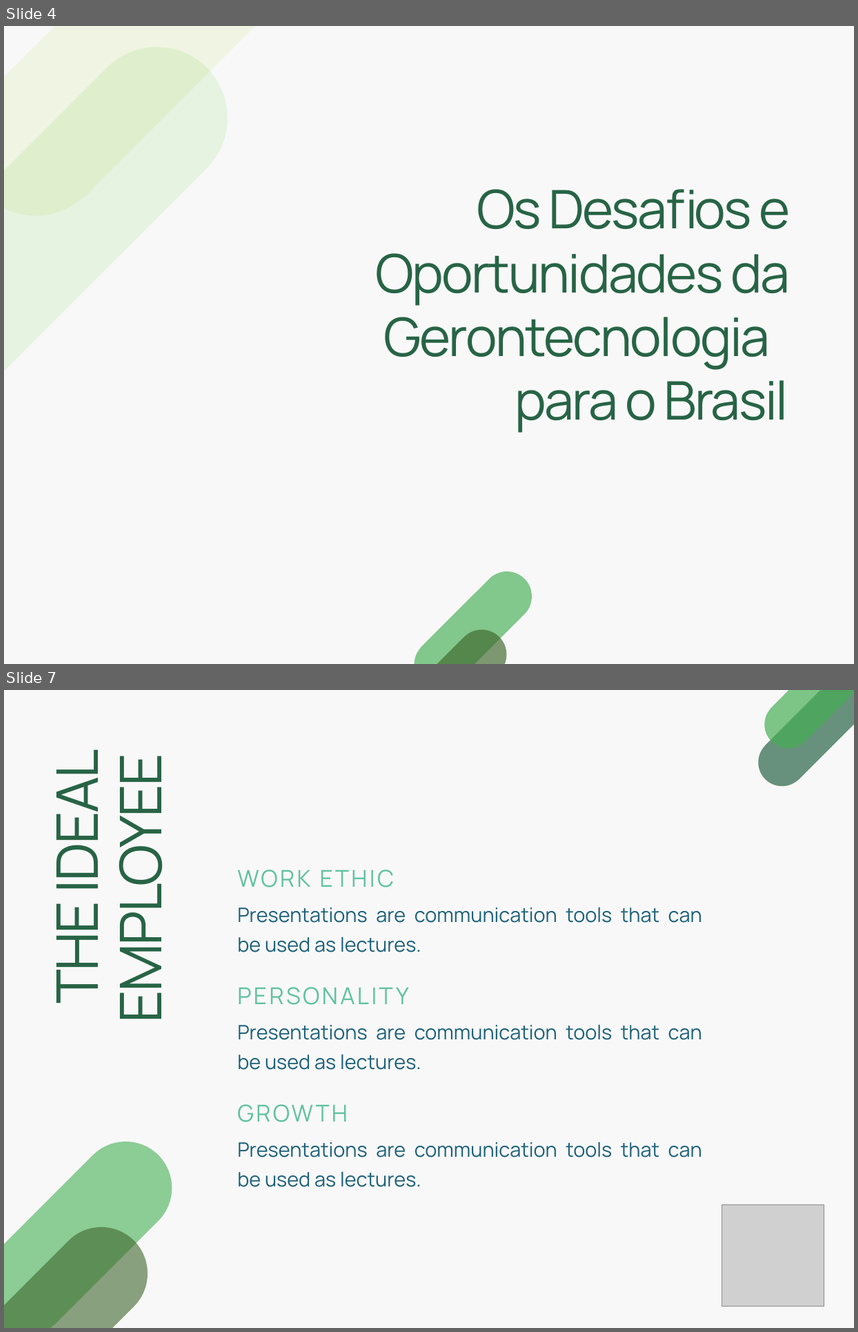
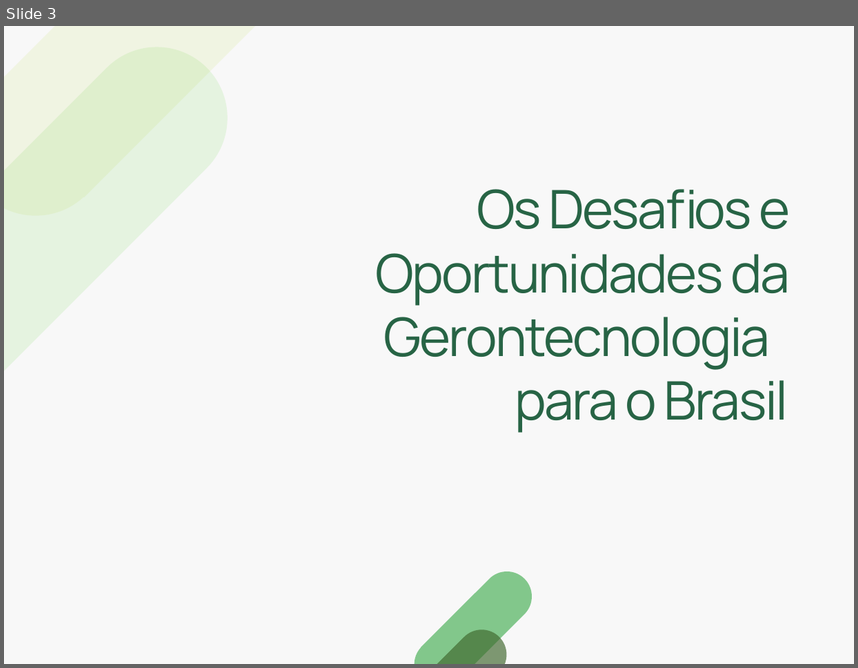
Before and after one commit to josenaldo/apresentacao-sbg-2020, a slide deck: apresentacao-sbg-2020.pptx. Shown one above the other, each under a label of ours: slides 4 and 7 before the commit, slide 3 after it; the slides between them are not shown. The pictures are 858x1332 and 858x668 pixels, drawn with LibreOffice and Linux fonts; fonts in the diff are those of the drawing; grey boxes stand for pictures; background and template pictures are left out. Boxes give left, top, right and bottom in pixels: in the first picture for what was removed or moved away, otherwise in the second. Text is boxed around its words. In the diff, an @@ line names an element or a change of style, - is before the commit and + after.

```diff
--- a/apresentacao-sbg-2020.pptx
+++ b/apresentacao-sbg-2020.pptx
@@ slide 7 removed at (4, 690, 854, 1328), background #F8F8F8 @@
@@ freeform shape removed at (749, 690, 854, 796) @@
@@ freeform shape removed at (755, 690, 854, 758) @@
@@ text removed at (36, 763, 179, 1014) @@
-THE IDEAL EMPLOYEE
@@ freeform shape removed at (4, 1122, 191, 1328) @@
@@ group removed at (237, 869, 702, 1187): 6 texts @@
-WORK ETHIC
-Presentations are communication tools that can be used as lectures.
-PERSONALITY
-GROWTH
-Presentations are communication tools that can be used as lectures.
-Presentations are communication tools that can be used as lectures.
@@ picture removed at (722, 1204, 824, 1306) @@
@@ freeform shape removed at (4, 1208, 167, 1328) @@
@@ what was slide 4 is now slide 3 @@
```
Also in this commit, not shown: 1 slide changed, 6 slides added, 10 other slides removed.
